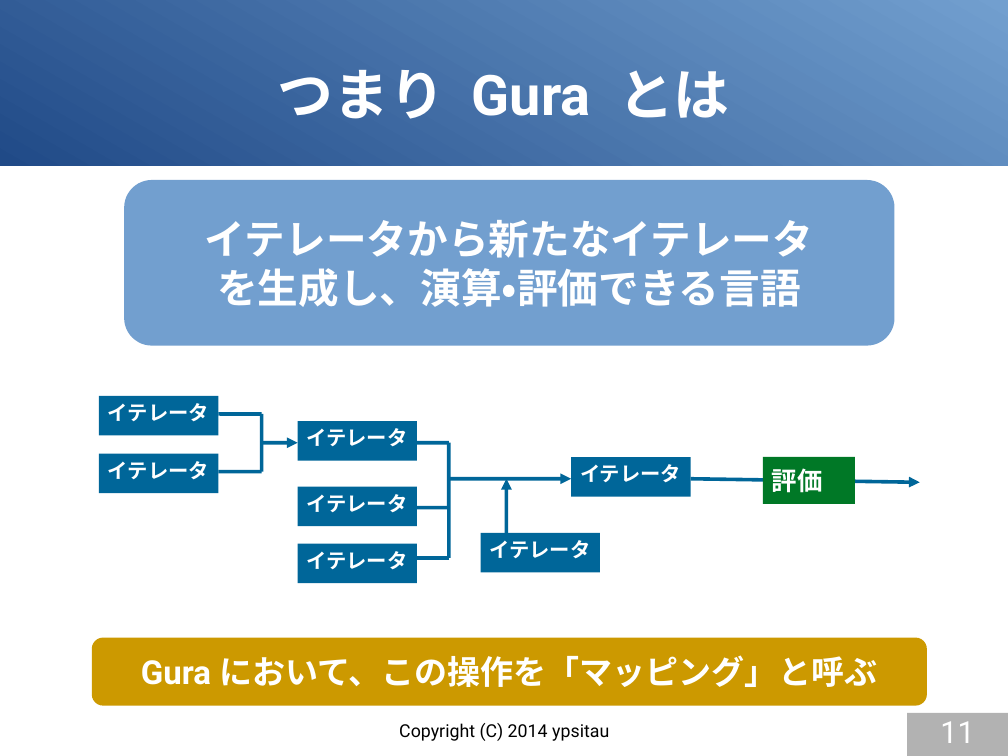
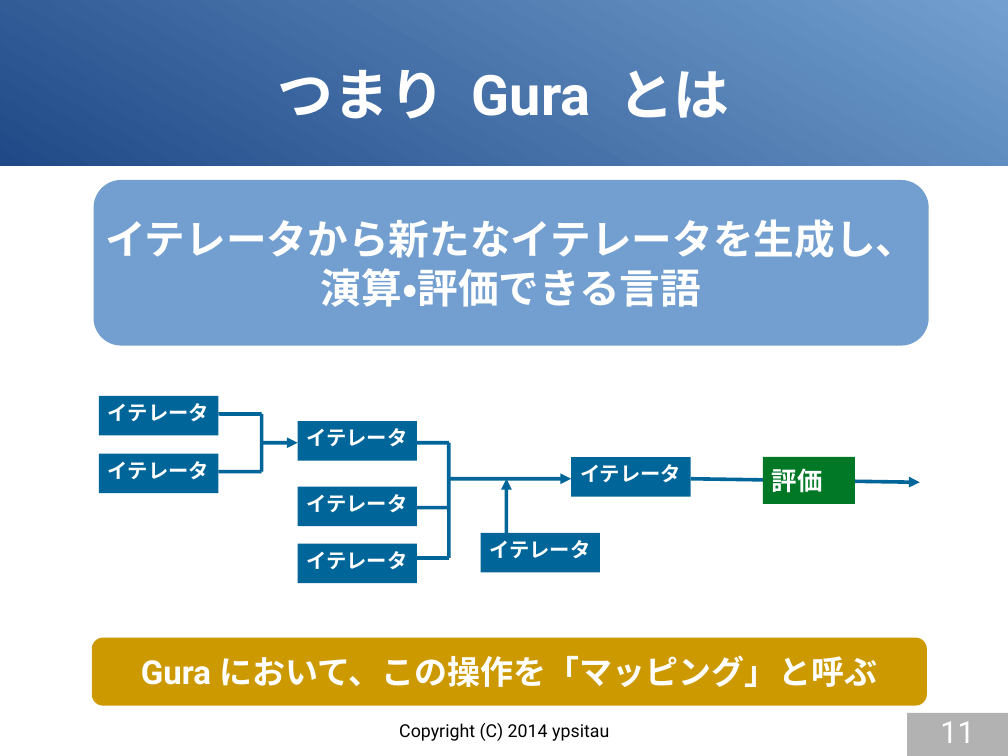
Before and after one commit to gura-lang/gura-doc, a slide deck: slide 11 of presentation/gura-introduction.odp. Drawn at 1008x756 pixels with LibreOffice and Linux fonts; fonts in the diff are those of the drawing. Boxes give left, top, right and bottom in pixels: in the first picture for what was removed or moved away, otherwise in the second. Text is boxed around its words. In the diff, an @@ line names an element or a change of style, - is before the commit and + after.

```diff
--- a/presentation/gura-introduction.odp
+++ b/presentation/gura-introduction.odp
@@ rounded rectangle "イテレータから新たなイテレータを生成し、": place and size @@
-rounded rectangle "イテレータから新たなイテレータを生成し、" at (124,180,895,346)
+rounded rectangle "イテレータから新たなイテレータを生成し、" at (93,180,928,346)
@@ text in rounded rectangle at (105,219,916,307): spaces changed @@
-イテレータから新たなイテレータ
-を生成し、演算・評価できる言語
+イテレータから新たなイテレータを生成し、
+演算・評価できる言語
```
Also in this commit, not shown: 8 other slides changed.
